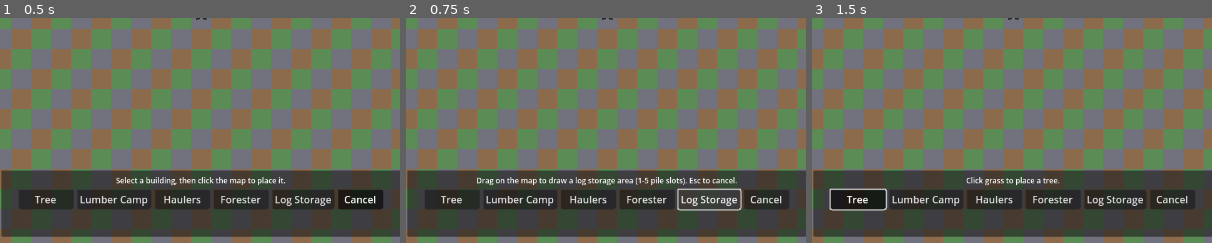
Above: before the commit, frames 1-3 (left to right).
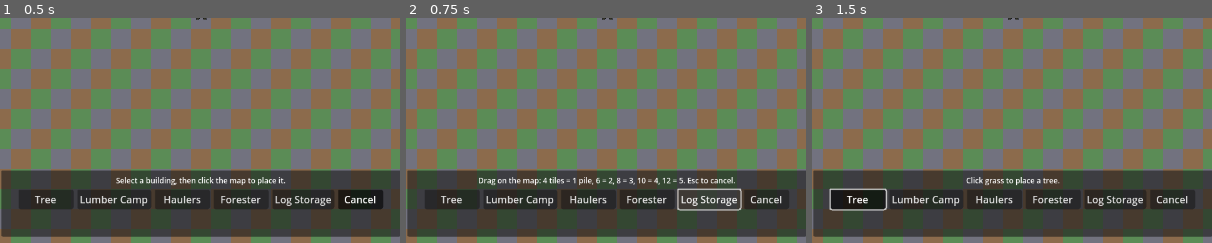
Above: after the commit, the same moments.

Repository: mcchesneyjg-max/Test-Gamer
Game: Godot game, scene res://main.tscn
Two runs of this game, one before a commit and one after it. Both use one fixed random seed, a clock stepped at 60 frames per second and the inputs below.
Inputs:
- Up to frame 1 (0.5 s): no input
- Up to frame 2 (0.75 s): click "Log Storage" at 0.5 s
- Up to frame 3 (1.5 s): click "Tree" at 1.25 s
The pictures show only the part of the screen within x 25-75%, y 50-100%; the shares and areas given below are measured in that part.

Frame 1 is identical in both runs. In frame 2, 1.1% of the frame differs, in the area x 17-83%, y 70-75%; in frame 3, nothing differs.

Commit message:
Update build menu hint for log storage tile widths
Co-authored-by: mcchesneyjg-max <mcchesneyjg-max@users.noreply.github.com>

Diff:
--- a/game/scripts/building_menu_ui.gd
+++ b/game/scripts/building_menu_ui.gd
@@ -45,7 +45,7 @@
 	_lodge_button.button_pressed = false
 	_cancel_button.button_pressed = false
 	_storage_button.button_pressed = true
-	_hint_label.text = "Drag on the map to draw a log storage area (1-5 pile slots). Esc to cancel."
+	_hint_label.text = "Drag on the map: 4 tiles = 1 pile, 6 = 2, 8 = 3, 10 = 4, 12 = 5. Esc to cancel."
 	if _log_storage_ui != null and _log_storage_ui.has_method("start_draw_mode"):
 		_log_storage_ui.start_draw_mode()
 
